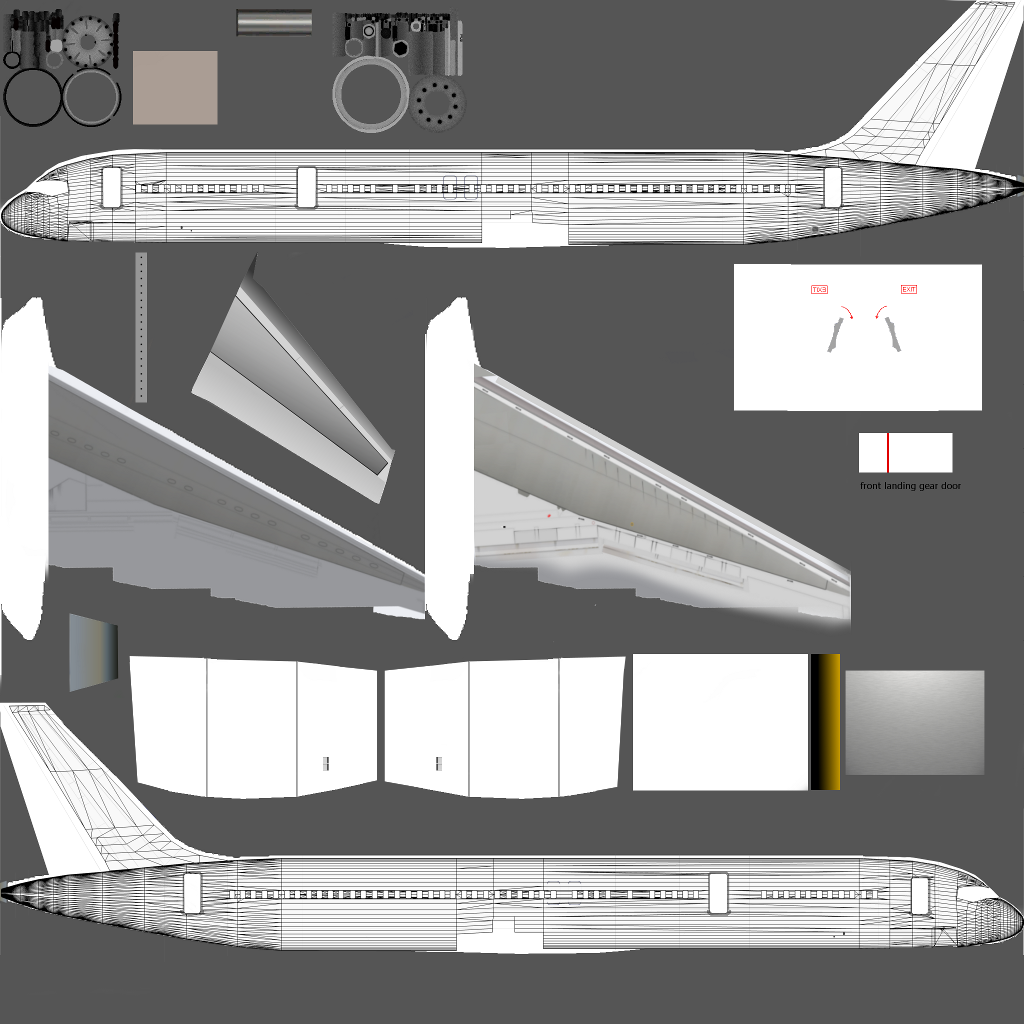
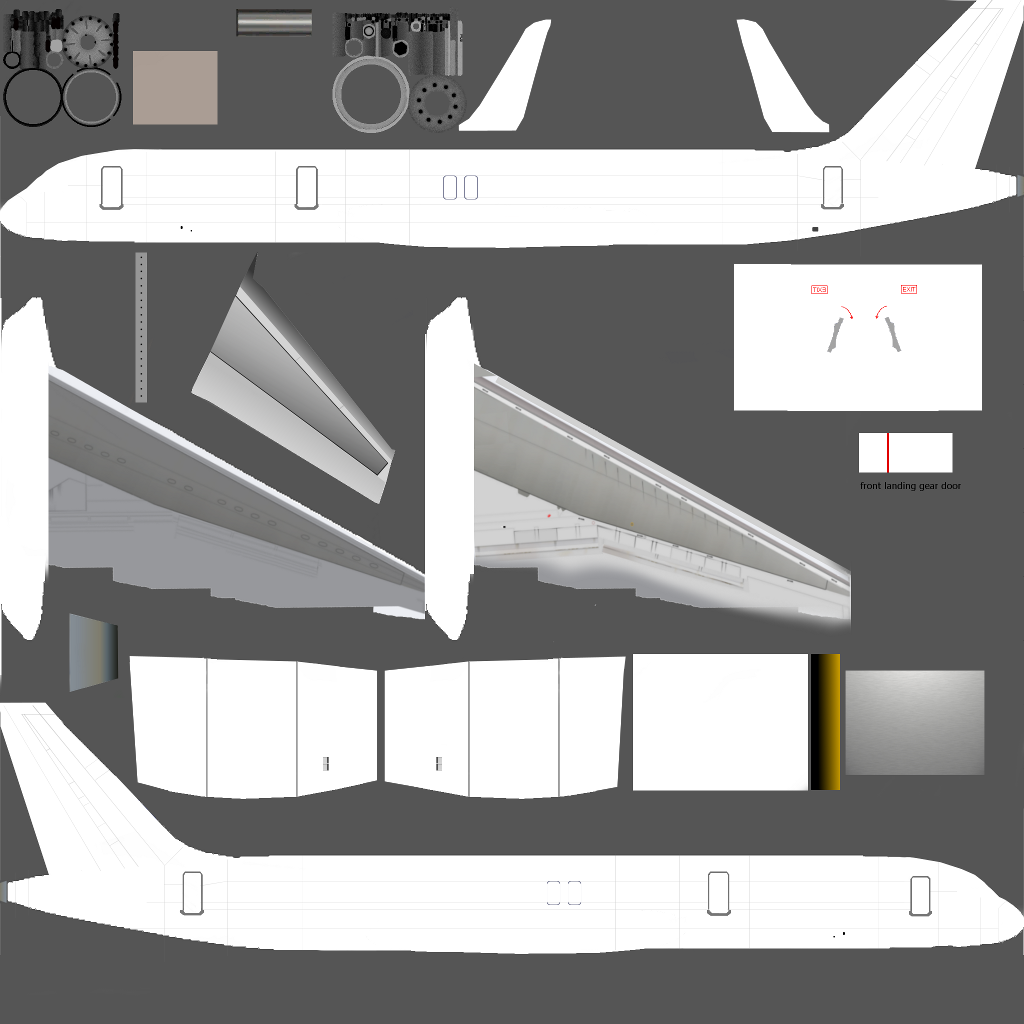
Two versions of the same layered image (1024×1024). Layer-by-layer changes:
hid "UV.png", painted on it over <box>1,1,1024,951</box>
painted on "BLN.png" over <box>458,19,830,133</box>
